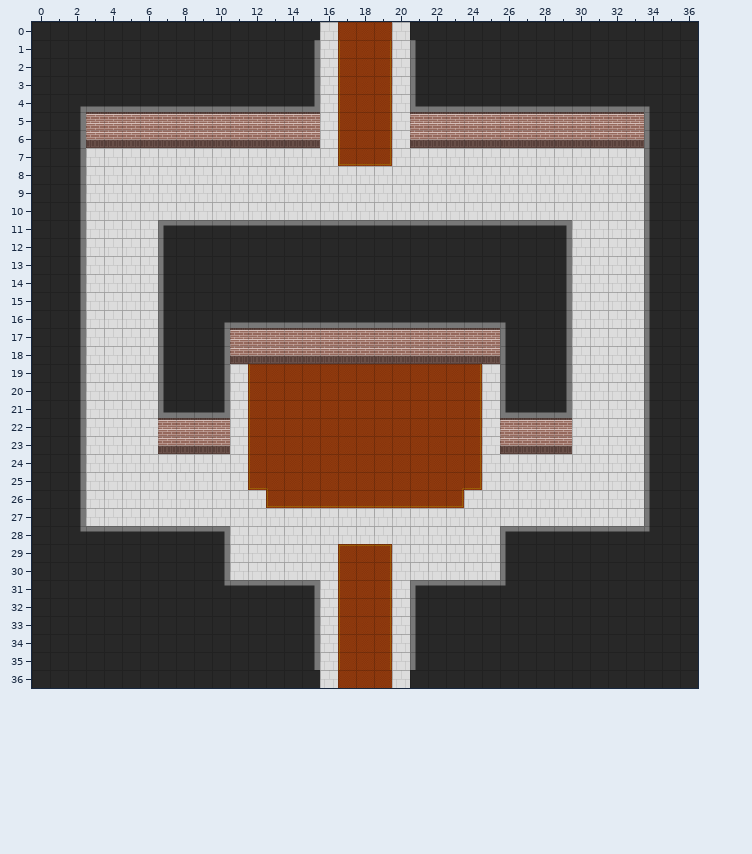
Tiled map (JSON): public/map/mansion1.json. The picture above was drawn from the file before the commit.
Cells are 32x32 px. Shown: x 0..36, y 0..36. Tiles whose own drawing changed are shown in their newer look in all pictures.
The result:
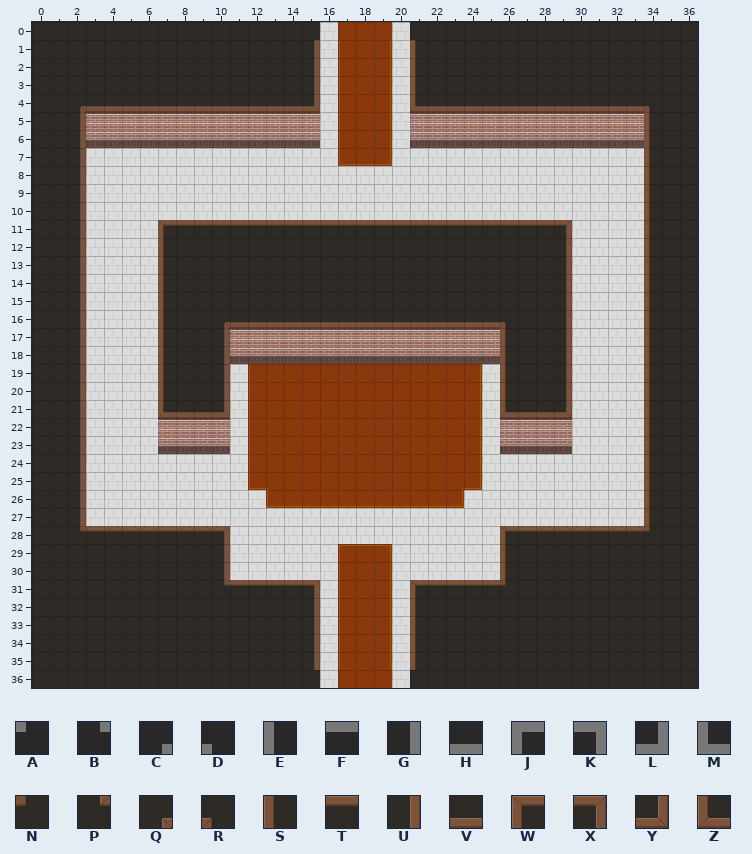
Key: from "gray_ceil": A 1, B 2, C 4, D 8, E 16, F 20, G 24, H 28, J 34, K 36, L 38, M 40; from "mansion_ceil": N 1, P 2, Q 4, R 8, S 16, T 20, U 24, V 28, W 34, X 36, Y 38, Z 40.
_ is an empty cell.
Tiles replaced or removed in this view: A, B, C, D, E, F, G, H, J, K, L, M.
What changed:
Changed rows in their new state; . is an unchanged cell.
Layer "mansion_ceil":
first column x 2:
 1 .............U.....S.............
 2 .............U.....S.............
 3 .............U.....S.............
 4 QVVVVVVVVVVVVY.....ZVVVVVVVVVVVVR
 5 U...............................S
 6 U...............................S
 7 U...............................S
 8 U...............................S
 9 U...............................S
10 U...............................S
11 U....WTTTTTTTTTTTTTTTTTTTTTX....S
12 U....S.....................U....S
13 U....S.....................U....S
14 U....S.....................U....S
15 U....S.....................U....S
16 U....S..QVVVVVVVVVVVVVVVR..U....S
17 U....S..U...............S..U....S
18 U....S..U...............S..U....S
19 U....S..U...............S..U....S
20 U....S..U...............S..U....S
21 U....ZVVY...............ZVVY....S
22 U...............................S
23 U...............................S
24 U...............................S
25 U...............................S
26 U...............................S
27 U...............................S
28 PTTTTTTTX...............WTTTTTTTN
29 ........U...............S........
30 ........U...............S........
31 ........PTTTTX.....WTTTTN........
32 .............U.....S.............
33 .............U.....S.............
34 .............U.....S.............
35 .............U.....S.............
